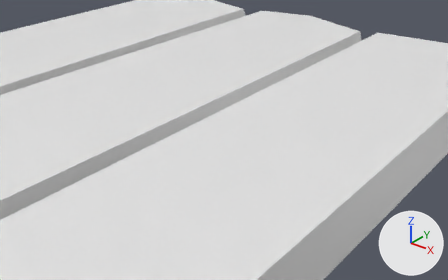
Before and after pictures for a commit that changed the COLLADA model AirShips/Assets/Models/Plank1x2.dae.
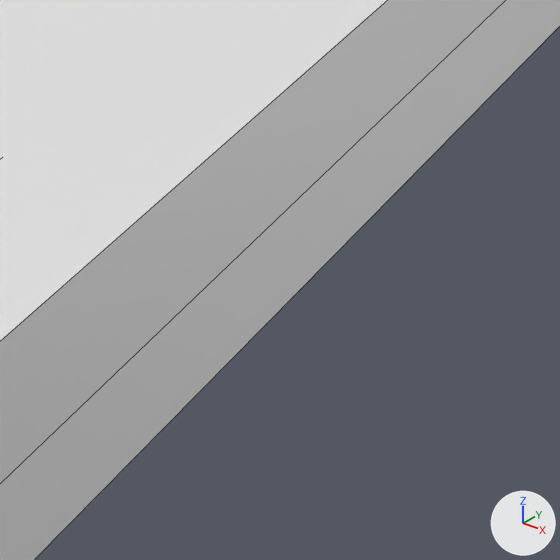
Old and new are each drawn whole from a 50 mm lens placed at (0.794, -0.327, 0.454), pointed at (0.069, 0.58, -0.108) and again close up on the part from 70% to 100% of the width and 53% to 100% of the height. Arrows for +X, +Y and +Z are at lower right; the lights stay in place. The close-ups show mesh edges as thin lines. Objects named as collision shapes, trigger or cutter boxes, shadow casters or lower levels of detail are left out. Where no turn or scale is listed for an object, it has been applied to the vertices.

Objects in the first close-up: 'Planks'.
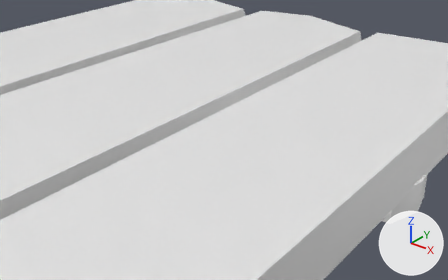
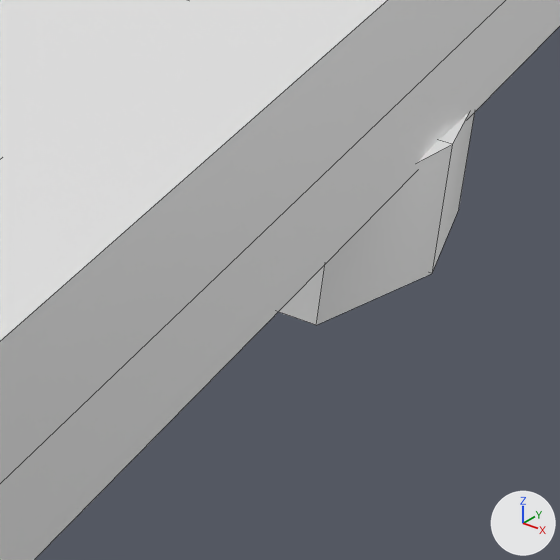
Patch to the scene script:
```diff
--- a/AirShips/Assets/Models/Plank1x2.dae.py
+++ b/AirShips/Assets/Models/Plank1x2.dae.py
@@ me_bar @@
+me_bar.from_pydata(...)  # 18 vertices, 16 faces; spans x -0.496..0.498, y -0.08..0.089, z -0.029..0.029
+me_bar.materials.append(mat_mat)  # its picture is missing
@@ ob_bar @@
+ob_bar = bpy.data.objects.new('Bar', me_bar)
+ob_bar.location = (0.0, 0.5434, -0.0716)
```

Pixel boxes [x1, y1, x2, y2] of what changed, in the close-ups (560 x 560 px):
'Bar', added
    after: [279, 114, 474, 325]
